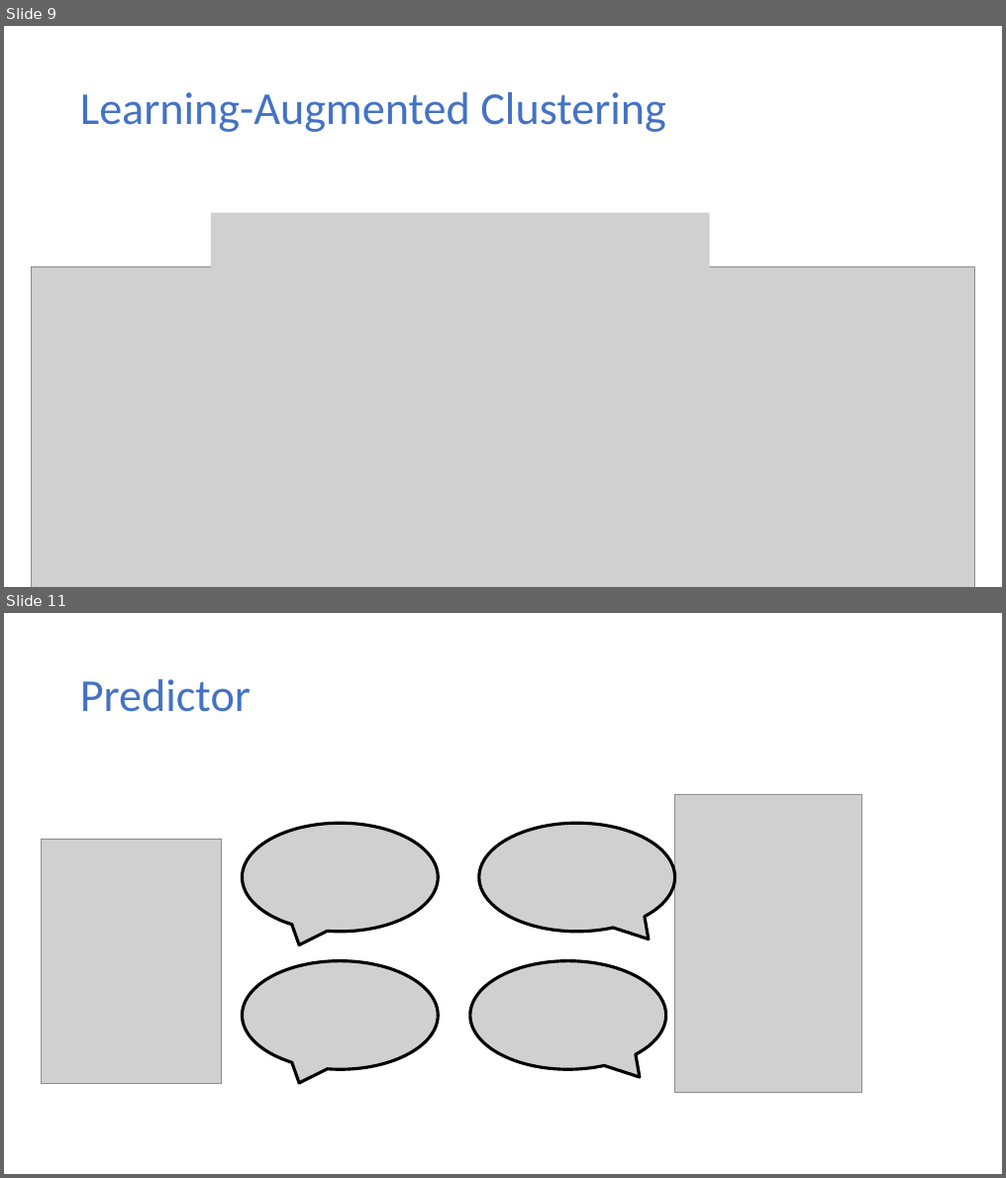
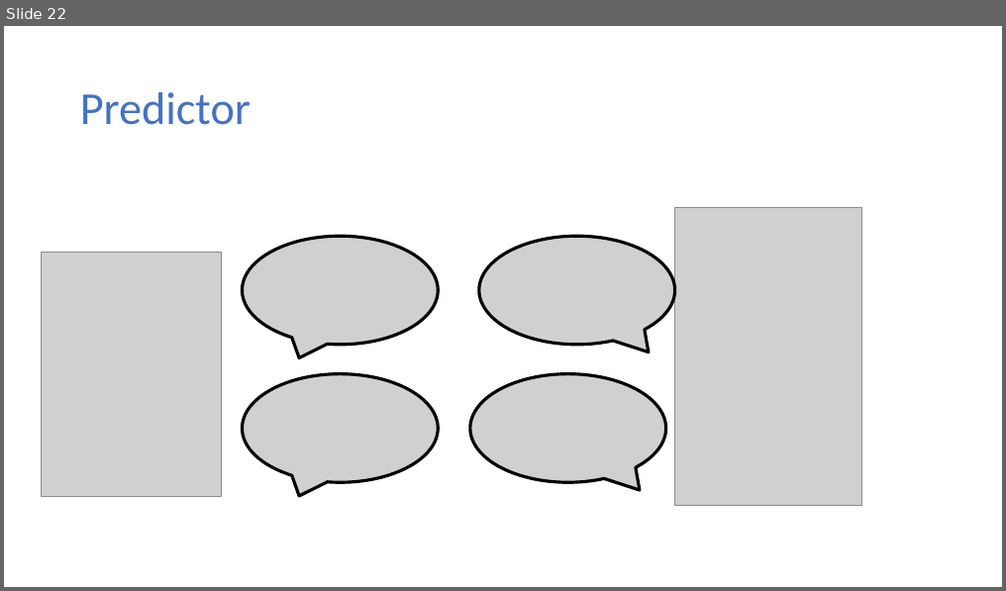
Before and after one commit to samsonzhou/samsonzhou.github.io, a slide deck: other-talks/Learning Augmented Algorithms for k-Means Clustering.pptx. Shown one above the other, each under a label of ours: slides 9 and 11 before the commit, slide 22 after it; the slides between them are not shown. The pictures are 1006x1178 and 1006x591 pixels, drawn with LibreOffice and Linux fonts; fonts in the diff are those of the drawing; grey boxes stand for pictures. Boxes give left, top, right and bottom in pixels: in the first picture for what was removed or moved away, otherwise in the second. Text is boxed around its words. In the diff, an @@ line names an element or a change of style, - is before the commit and + after.

```diff
--- a/other-talks/Learning Augmented Algorithms for k-Means Clustering.pptx
+++ b/other-talks/Learning Augmented Algorithms for k-Means Clustering.pptx
@@ slide 9 removed at [4, 26, 1002, 587], background #FFFFFF @@
@@ title removed at [80, 92, 666, 132] @@
-Learning-Augmented Clustering
@@ picture removed at [211, 212, 709, 310] @@
@@ picture removed at [31, 267, 975, 587] @@
@@ what was slide 11 is now slide 22 @@
```
Also in this commit, not shown: 4 slides changed, 12 slides added, 2 other files.
